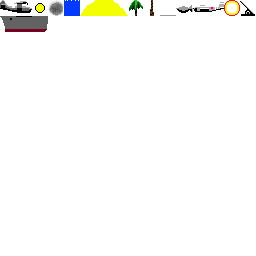
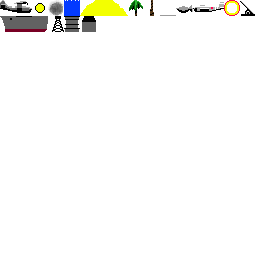
Revision of a layered 256 × 256 image; what changed, layer by layer:
painted on "tiles.png" over [52, 16, 96, 32]
